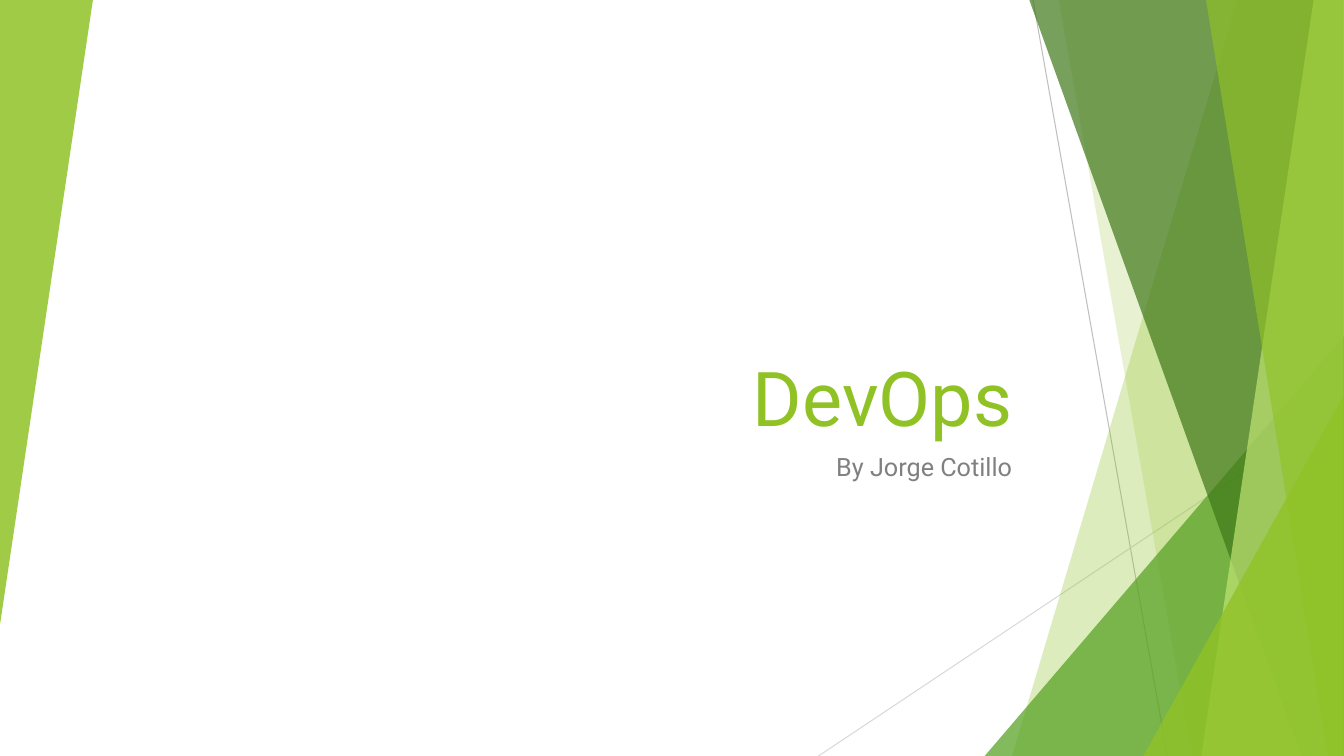
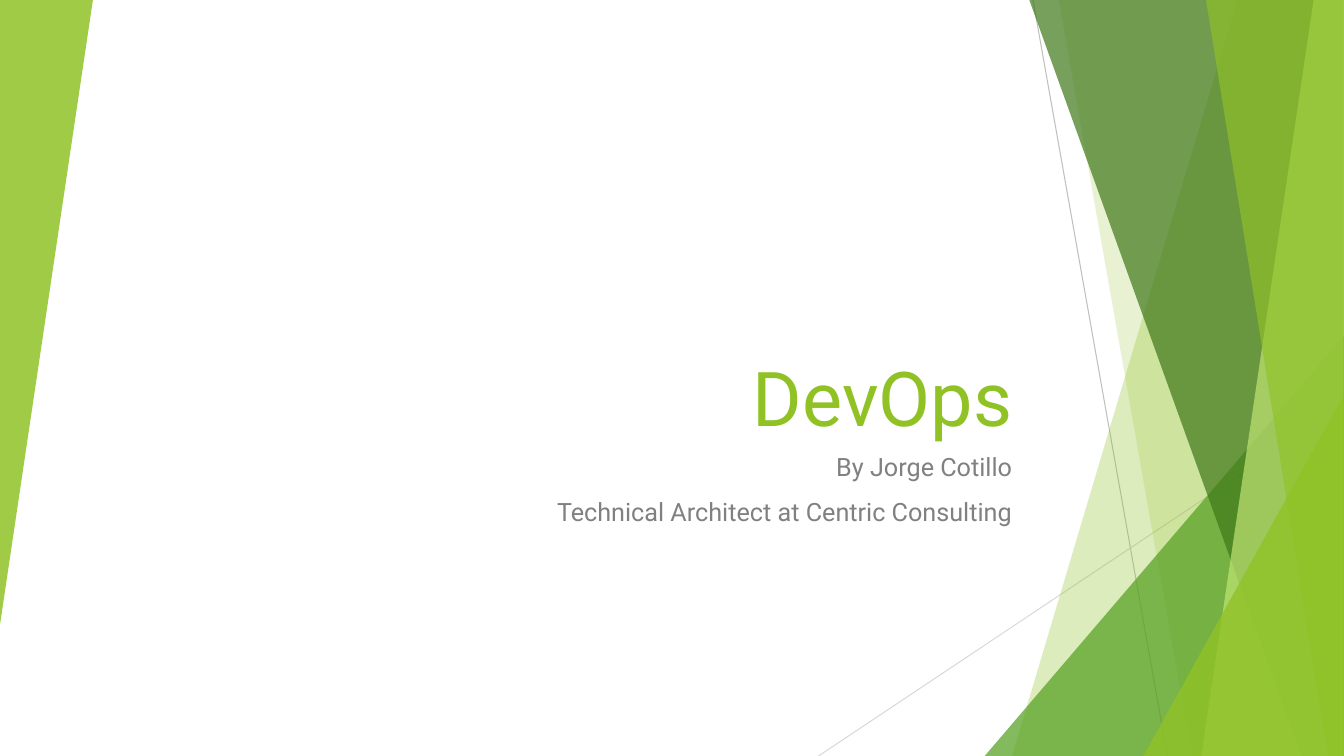
Before and after one commit to jorgecotillo/gab-boston-2017, a slide deck: slide 1 of DevOps_Presentation.pptx. Drawn at 1344x756 pixels with LibreOffice and Linux fonts; fonts in the diff are those of the drawing. Boxes give left, top, right and bottom in pixels: in the first picture for what was removed or moved away, otherwise in the second. Text is boxed around its words. In the diff, an @@ line names an element or a change of style, - is before the commit and + after.

```diff
--- a/DevOps_Presentation.pptx
+++ b/DevOps_Presentation.pptx
@@ subtitle at [557,502,1012,526]: paragraph added @@
+Technical Architect at Centric Consulting
```
Also in this commit, not shown: 1 other slide changed.
